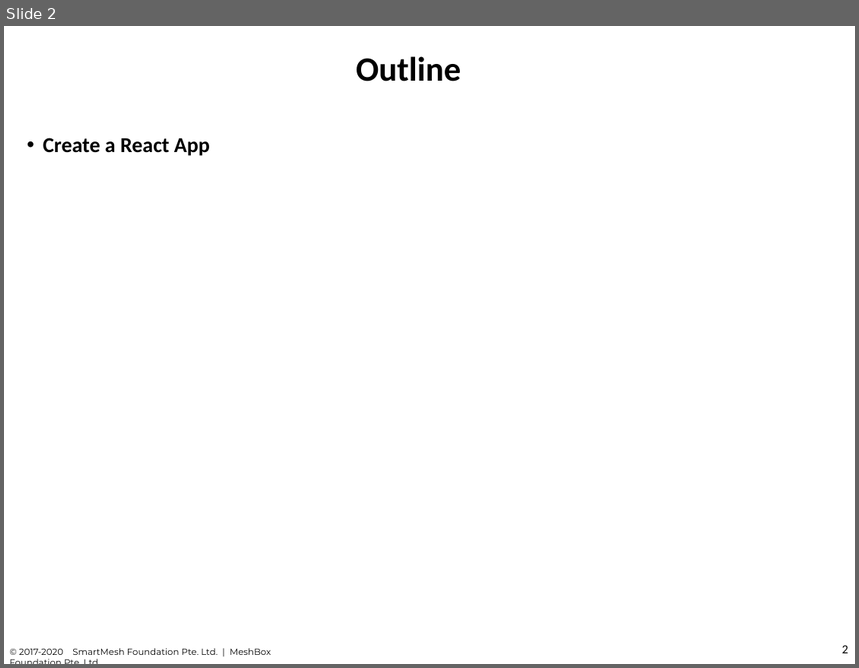
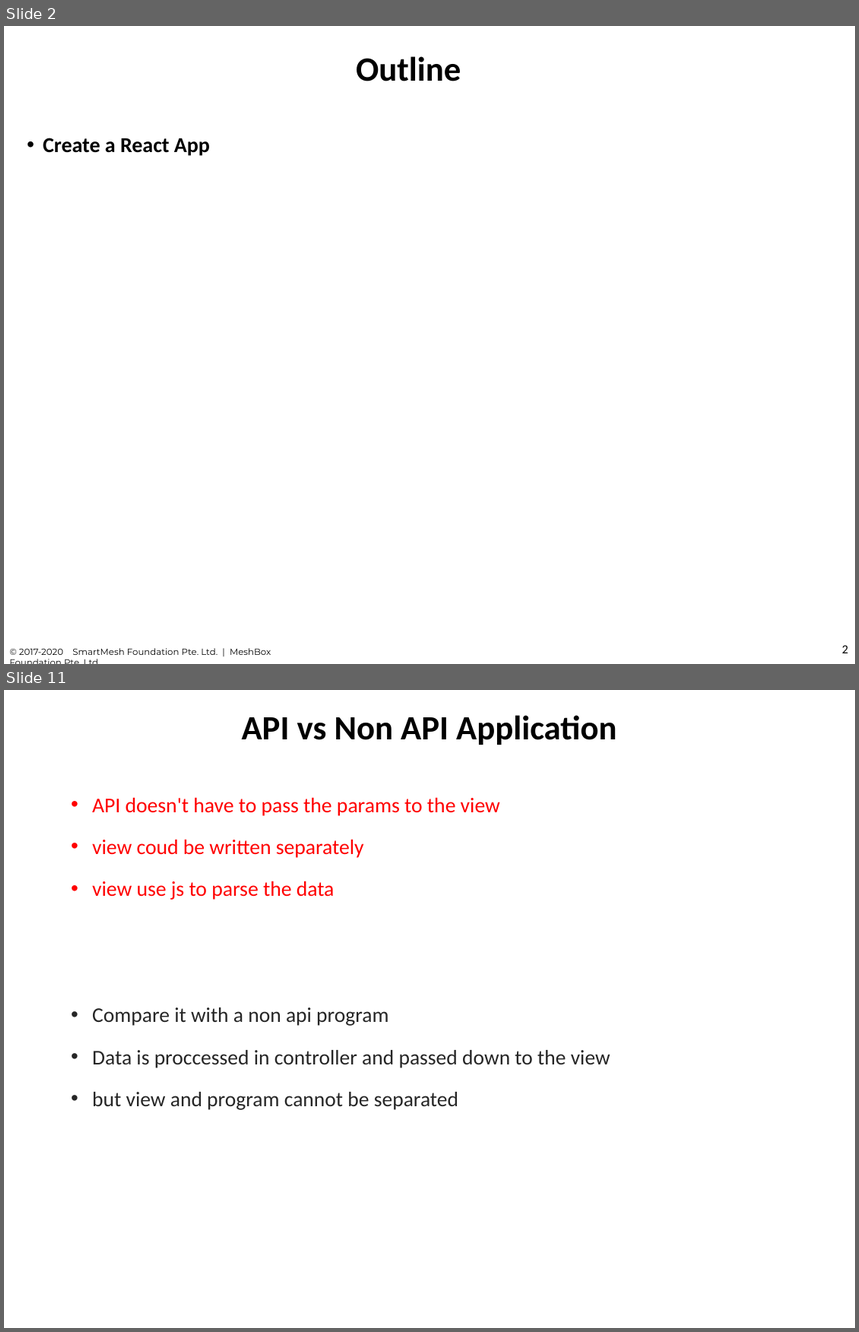
Before and after one commit to chuacw/SGUS-Slides, a slide deck: BCI - Day11 - Node-Express 2.pptx. Shown one above the other, each under a label of ours: slide 2 before the commit, slides 2 and 11 after it; the slides between them are not shown. The pictures are 859x668 and 859x1332 pixels, drawn with LibreOffice and Linux fonts; fonts in the diff are those of the drawing. Boxes give left, top, right and bottom in pixels: in the first picture for what was removed or moved away, otherwise in the second. Text is boxed around its words. In the diff, an @@ line names an element or a change of style, - is before the commit and + after.

```diff
--- a/BCI - Day11 - Node-Express 2.pptx
+++ b/BCI - Day11 - Node-Express 2.pptx
@@ slide 11 added at (x1=4, y1=690, x2=855, y2=1328), background #FFFFFF @@
@@ title added at (x1=242, y1=715, x2=617, y2=745), 28.8 pt, text #000000, bold @@
+API vs Non API Application
@@ text added at (x1=92, y1=797, x2=610, y2=1110), 17.8 pt, text #262626 @@
+• API doesn't have to pass the params to the view
+• view coud be written separately
+• view use js to parse the data
+• Compare it with a non api program
+• Data is proccessed in controller and passed down to the view
+• but view and program cannot be separated
```
Also in this commit, not shown: 10 other slides added, 8 slides removed, 3 other files.
